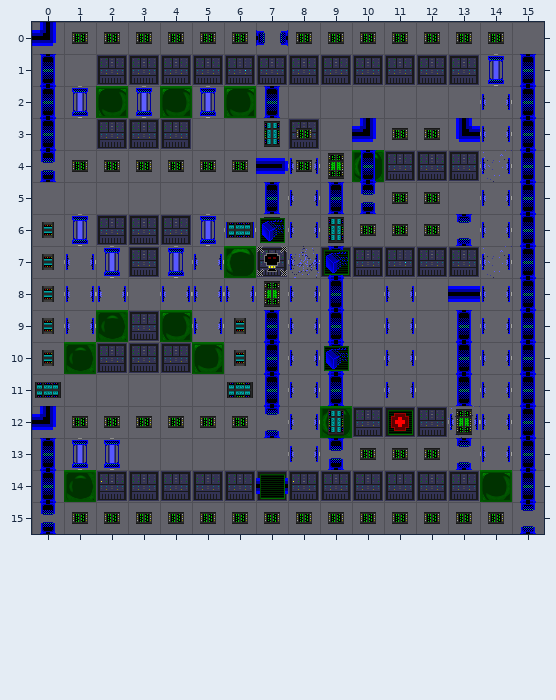
Two versions of a level (Tiled map, data/stories/ascension/level_02.tmx). The picture above was drawn from the file before the commit.
Cells are 32x32 px. Shown: x 0..15, y 0..15.
After the commit:
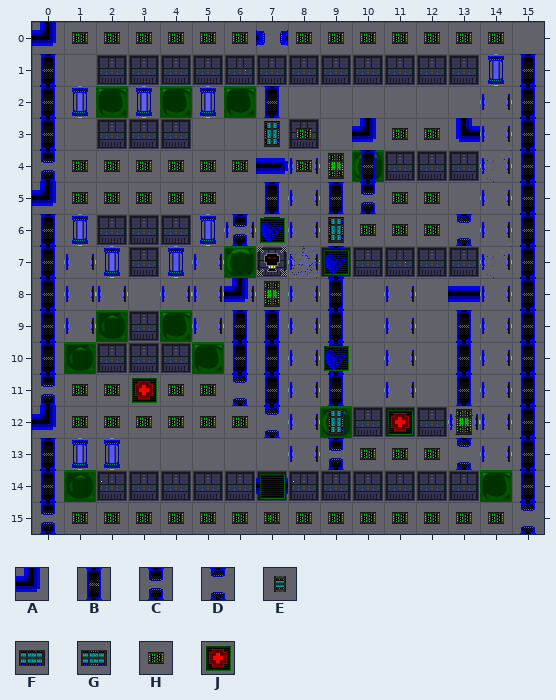
Key: from "alive-tileset": A 20, B 36, C 37, D 38, E 41, F 42, G 43, H 52, J 176.
_ is an empty cell.
Objects are placed by their top-left corner, in cells (3,4 is the top-left corner of cell 3,4); size is 1x1 cell unless given.
Changes in this commit:
Layer "Walls":
The author put tile A in row 5 at x 0; in row 8 at x 6.
Tile E becomes tile B in rows 6 to 8 at x 0; in rows 9 to 10 at x 0 and 6.
Tile F becomes tile C in row 6 at x 6; in row 11 at x 0.
Tile G becomes tile D in row 11 at x 6.
The author put tile H in row 5 at x 1 to 5; in row 11 at x 1 to 5.
Layer "objects":
A new object: J "core term" at 3,11.
